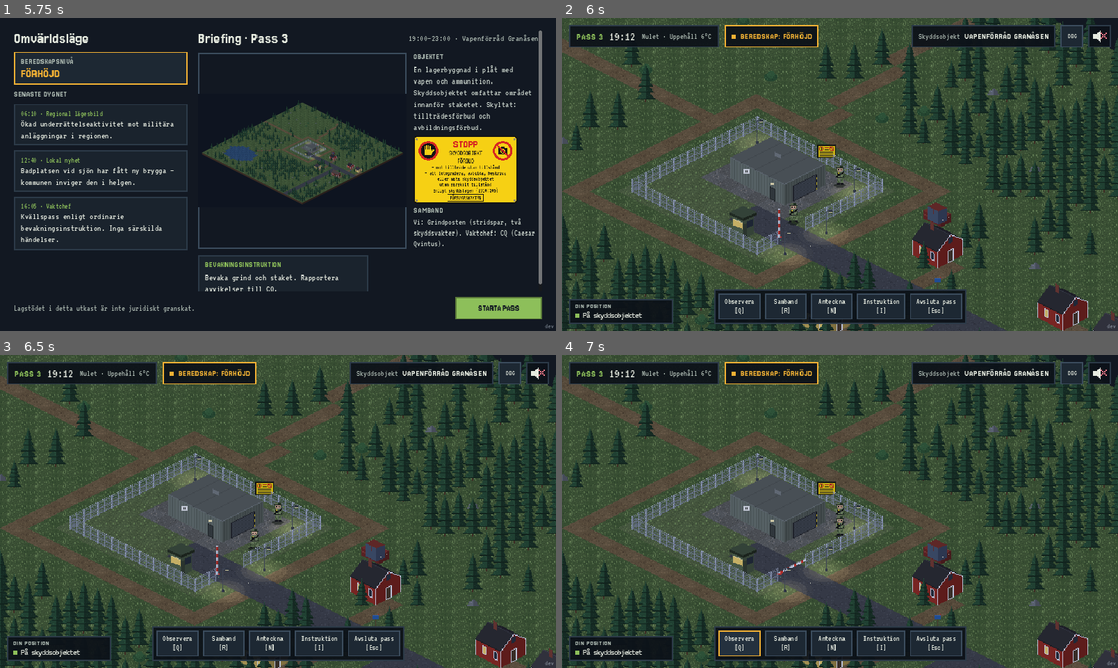
Above: before the commit, frames 1-4 (two rows, left to right).
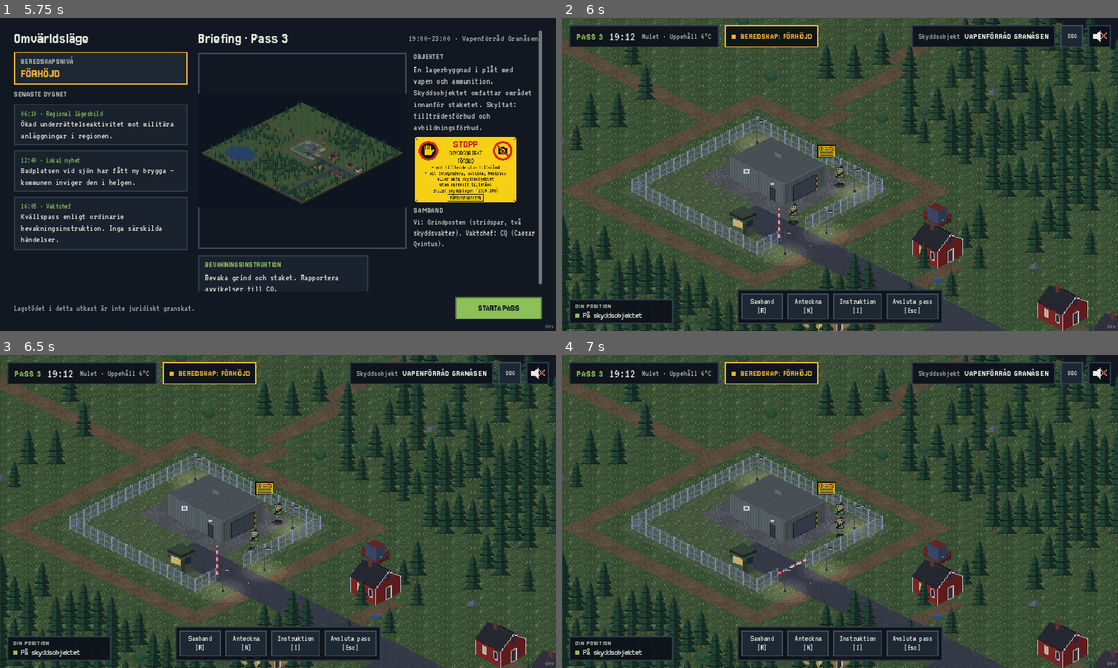
Above: after the commit, the same moments.

Repository: sulaco-hue/skyddsvakt
Game: Godot game, scene res://scenes/main.tscn
Two runs of this game, one before a commit and one after it. Both use one fixed random seed, a clock stepped at 60 frames per second and the inputs below.
Inputs (mouse positions are in pixels of both pictures, inside the frame that each line leads up to):
- Up to frame 1 (5.75 s): tap Enter at 0.5, 2, 3.5 s; drag from (278, 174) to (333, 105) at 0.52 s; tap Space at 1.25, 2.75, 3.77, 4.25 s; drag from (166, 190) to (250, 237) at 1.27 s; move the mouse to (333, 105) at 2.02 s; tap M at 2.1 s; click (333, 105) at 2.17 s; tap Q at 2.3, 3.8, 5.3 s; drag from (250, 237) to (111, 127) at 2.77 s; move the mouse to (444, 221) at 3.52 s; tap R at 3.6 s; click (444, 221) at 3.67 s; drag from (111, 127) to (194, 96) at 4.27 s; move the mouse to (305, 174) at 5.02 s; tap I at 5.1 s; click (305, 174) at 5.17 s
- Up to frame 2 (6 s): click "STARTA PASS" at 5.75 s
- Up to frame 3 (6.5 s): no input
- Up to frame 4 (7 s): click (739, 642) at 6.5 s, where only the run before the commit has a clickable "Observera [Q]"

Frame 1 is identical in both runs. In frame 2, 1.6% of the frame differs, in the area x 27-73%, y 86-98%; in frame 3, 1.6%; in frame 4, 1.6%.

Commit message:
Ta bort knappen Observera
Co-Authored-By: Claude Opus 5.5 <noreply@anthropic.com>
Claude-Session: https://claude.ai/code/session_01PWrrRnAUGCDbWAToA7Kxse

Diff:
--- a/scripts/ui/hud.gd
+++ b/scripts/ui/hud.gd
@@ -400,7 +400,6 @@
 	var h := UiKit.hbox(10)
 	p.add_child(h)
 	var knappar := [
-		["Observera", "Q", _observera],
 		["Samband", "R", _vaxla_sambandsmeny],
 		["Anteckna", "N", _anteckna],
 		["Instruktion", "I", _vaxla_instruktion],
@@ -566,10 +565,6 @@
 
 func _avsluta() -> void:
 	avsluta_pass.emit()
-
-
-func _observera() -> void:
-	handling.emit("observera", "Observerade händelsen på avstånd")
 
 
 func _anteckna() -> void:
@@ -654,8 +649,6 @@
 	if not visible or tangent == null or not tangent.pressed or tangent.echo:
 		return
 	match tangent.keycode:
-		KEY_Q:
-			_observera()
 		KEY_R:
 			_vaxla_sambandsmeny()
 		KEY_N:
